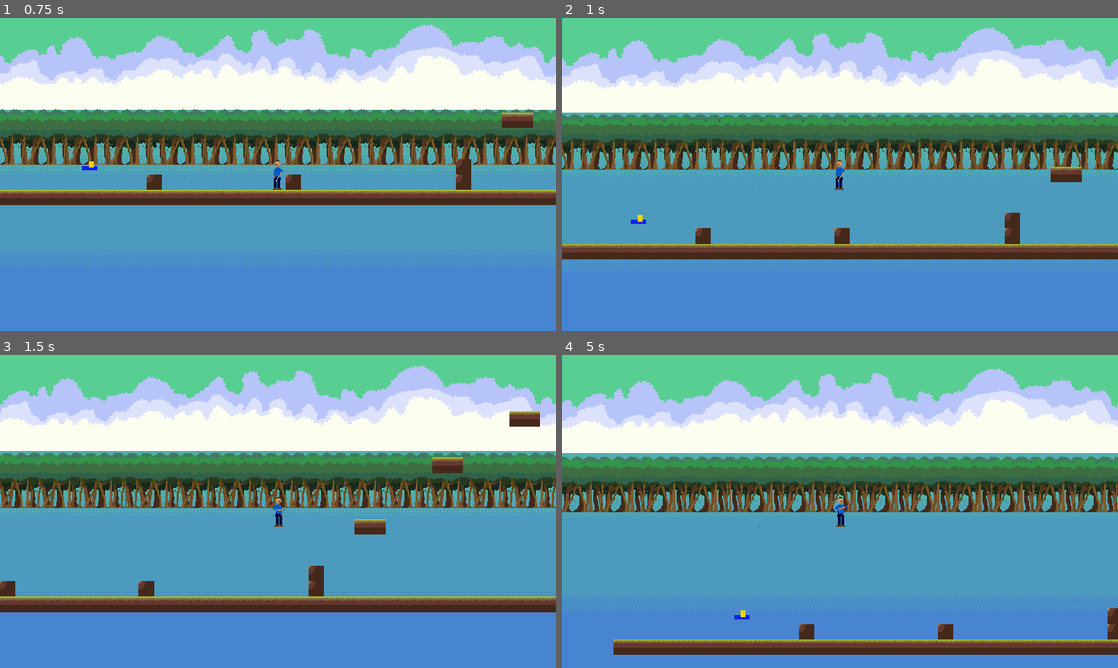
Above: before the commit, frames 1-4 (two rows, left to right).
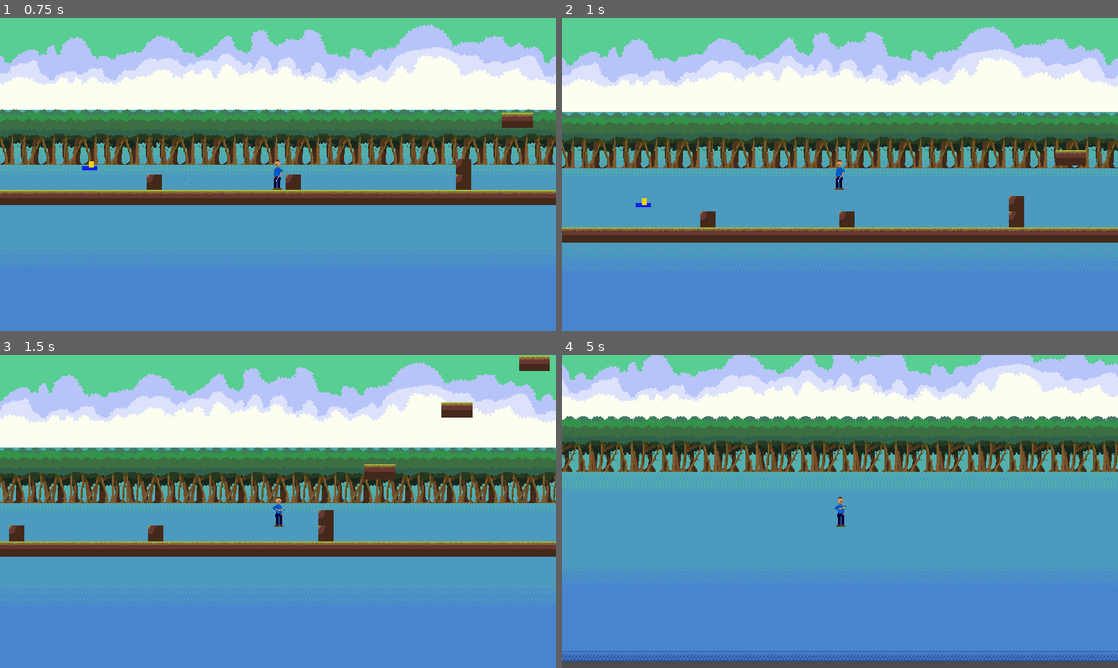
Above: after the commit, the same moments.

Repository: LuizzDutra/Remorse-of-Blue-Pen
Game: Godot game, scene res://Scenes/Levels/Level1.tscn
The game is run twice, just before and just after one commit, with the same random seed, the same clock (stepped at 60 frames per second) and the same inputs. This scene is started directly instead of the project's main scene.
Inputs (mouse positions are in pixels of both pictures, inside the frame that each line leads up to):
- Up to frame 1 (0.75 s): move the mouse to (250, 237) at 0.52 s; hold D (move_right) from 0.53 s (still down); hold Shift (dash) from 0.53 s (still down)
- Up to frame 2 (1 s): keep holding D (move_right); keep holding Shift (dash); tap W (jump) at 0.77, 0.8 s
- Up to frame 3 (1.5 s): keep holding D (move_right); tap W (jump) at 1.07, 1.35 s; move the mouse to (444, 558) at 1.27 s; release Shift (dash) at 1.28 s
- Up to frame 4 (5 s): tap W (jump) at 1.52, 1.82, 2.3, 3.02, 3.32, 3.77, 3.8, 4.07, 4.52, 4.82 s; tap Shift (dash) at 1.55, 3.05, 4.55 s; move the mouse to (673, 464) at 2.02 s; release D (move_right) at 2.03 s; hold Shift (dash) 2.03-2.78 s; hold A (move_left) 2.03-4.28 s; move the mouse to (867, 511) at 2.77 s; tap E (interact) at 2.85 s; move the mouse to (756, 433) at 3.52 s; right-click (756, 433) at 3.6 s; move the mouse to (962, 495) at 4.27 s; hold D (move_right) from 4.28 s (still down); click (962, 495) at 4.35 s

Frame 1 is identical in both runs. In frame 2, 17% of the frame differs, in the area x 0-100%, y 2-78%; in frame 3, 28%; in frame 4, 52%, in the area x 0-100%, y 0-100%.
Error in both runs: Attempt to call function 'add_child' in base 'null instance' on a null instance. (res://Scripts/Receiver.gd:20)

Commit message:
jump nerf

Diff:
--- a/Scripts/Player.gd
+++ b/Scripts/Player.gd
@@ -17,8 +17,10 @@
 export var max_speed: float = 600
 export var max_vertical_speed: float = 800
 export var gravity: float = 9.8 * 4
-export var jump_force = 20
+export var jump_force = 15
 export var dash_mult = 1.25
+export var dash_x_mult = 1.5
+export var dash_y_mult = 0.75
 var meter_unit = 32
 
 var l_input = 0
@@ -88,7 +90,8 @@
 	if dashing and not dead:
 		velocity = Vector2(r_input - l_input, d_input - jump_input) * max_speed
 		velocity *= dash_mult
-		velocity.x *= 1.5
+		velocity.x *= dash_x_mult
+		velocity.y *= dash_y_mult
 		dashing = false
 		dash_able = false
 		$DashTimer.start()
